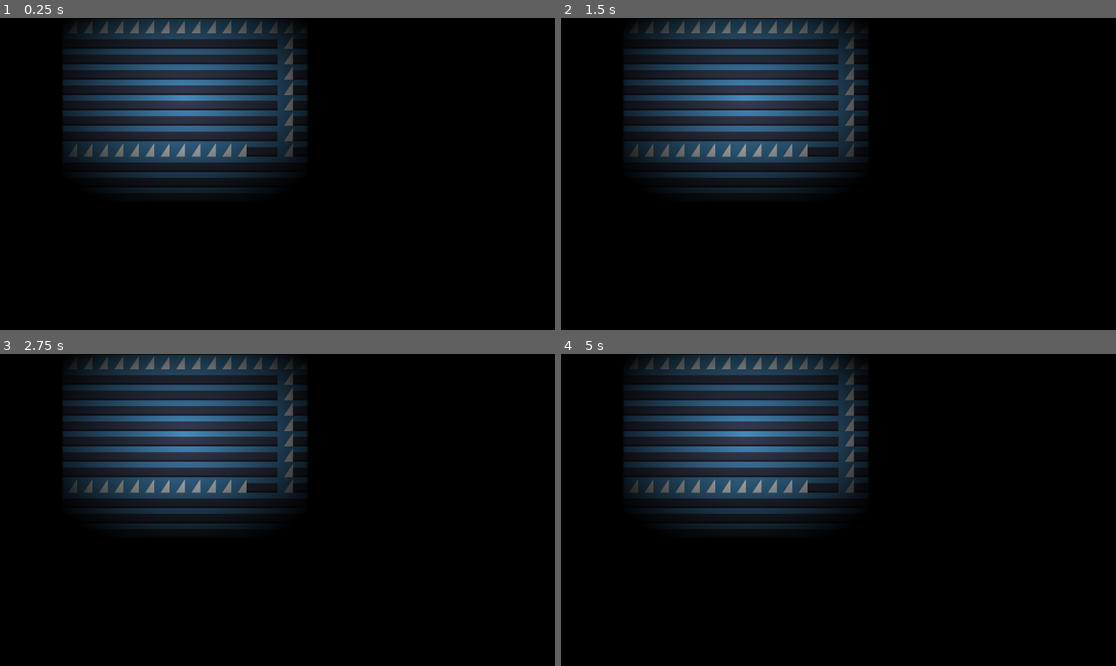
Above: before the commit, frames 1-4 (two rows, left to right).
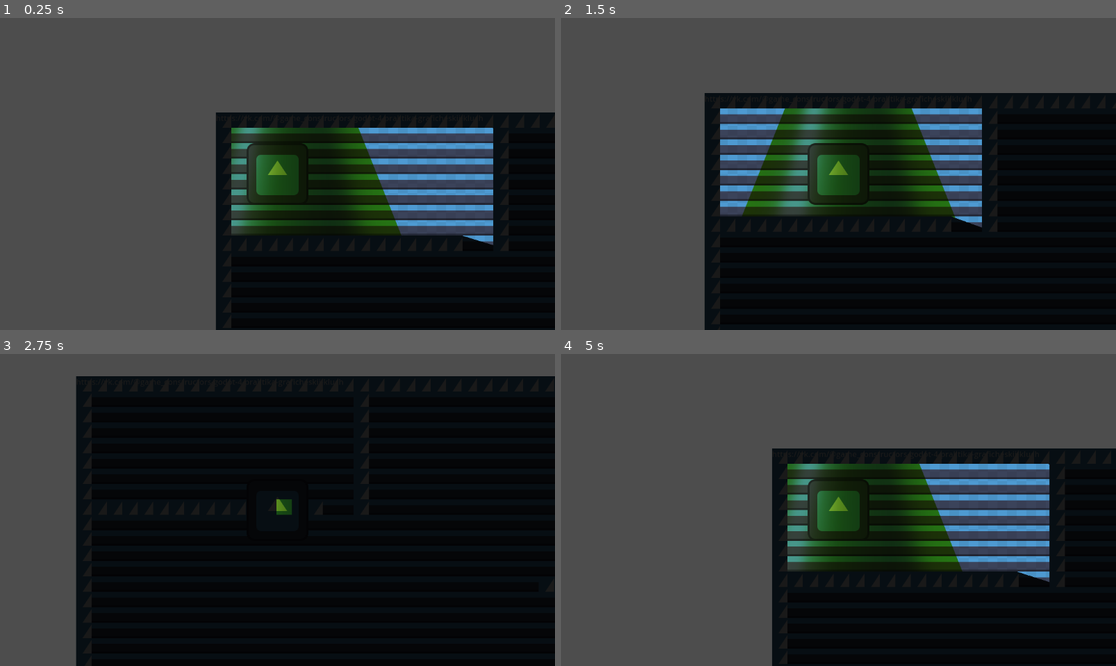
Above: after the commit, the same moments.

Repository: LexMalch/photophobic-
Game: Godot game, scene res://scenes/lvl_1.tscn
The game is run twice, just before and just after one commit, with the same random seed, the same clock (stepped at 60 frames per second) and the same inputs. The engine's default icon, where the game draws it, is replaced by a stand-in: a white triangle on a blue panel in a dark square.
Inputs:
- Up to frame 1 (0.25 s): no input
- Up to frame 2 (1.5 s): tap Enter at 0.5 s; hold D (right) 0.53-1.28 s; hold S (down) from 1.28 s (still down)
- Up to frame 3 (2.75 s): release S (down) at 2.03 s; hold D (right) from 2.03 s (still down)
- Up to frame 4 (5 s): release D (right) at 2.78 s; hold W (up) 2.78-3.53 s; hold A (left) from 3.53 s (still down)

The runs differ from the first frame. In frame 1, 73% of the frame differs, in the area x 0-100%, y 0-100%; in frame 2, 60%; in frame 3, 34%; in frame 4, 73%.

Commit message:
выфв

Diff:
--- a/scene/player/player.tscn
+++ b/scene/player/player.tscn
@@ -26,5 +26,6 @@
 [node name="Camera2D" type="Camera2D" parent="."]
 
 [node name="PointLight2D" type="PointLight2D" parent="."]
+shadow_enabled = true
 shadow_color = Color(0, 0, 0, 1)
 texture = ExtResource("3_6smn3")
--- a/scenes/lvl_1.tscn
+++ b/scenes/lvl_1.tscn
@@ -1,6 +1,7 @@
-[gd_scene load_steps=11 format=4 uid="uid://d3ywdqa4hi6vs"]
+[gd_scene load_steps=10 format=4 uid="uid://d3ywdqa4hi6vs"]
 
 [ext_resource type="Texture2D" uid="uid://yiwr5who40tq" path="res://icon.svg" id="1_wgevm"]
+[ext_resource type="PackedScene" uid="uid://j7a0fbbu1qxx" path="res://scene/player/player.tscn" id="2_yx8eg"]
 
 [sub_resource type="TileSetAtlasSource" id="TileSetAtlasSource_wgevm"]
 texture = ExtResource("1_wgevm")
@@ -144,14 +145,6 @@
 [sub_resource type="GradientTexture2D" id="GradientTexture2D_l8iau"]
 gradient = SubResource("Gradient_yx8eg")
 
-[sub_resource type="Gradient" id="Gradient_l8iau"]
-colors = PackedColorArray(1, 1, 1, 1, 0, 0, 0, 1)
-
-[sub_resource type="GradientTexture2D" id="GradientTexture2D_hwdor"]
-gradient = SubResource("Gradient_l8iau")
-fill = 1
-fill_from = Vector2(0.5, 0.440367)
-
 [node name="lvl1" type="Node2D"]
 
 [node name="floar" type="TileMapLayer" parent="."]
@@ -165,10 +158,14 @@
 [node name="PointLight2D" type="PointLight2D" parent="."]
 position = Vector2(1888, 816)
 scale = Vector2(67, 35.5)
+energy = 0.9
 blend_mode = 1
 texture = SubResource("GradientTexture2D_l8iau")
 
-[node name="PointLight2D2" type="PointLight2D" parent="."]
-position = Vector2(384, 192)
-scale = Vector2(8, 6)
-texture = SubResource("GradientTexture2D_hwdor")
+[node name="Player" parent="." instance=ExtResource("2_yx8eg")]
+position = Vector2(128, 128)
+
+[node name="Label" type="Label" parent="."]
+offset_right = 40.0
+offset_bottom = 23.0
+text = "https://vk.com/@game_constructors-godot-4-praktika-graficheskii-kluch"
